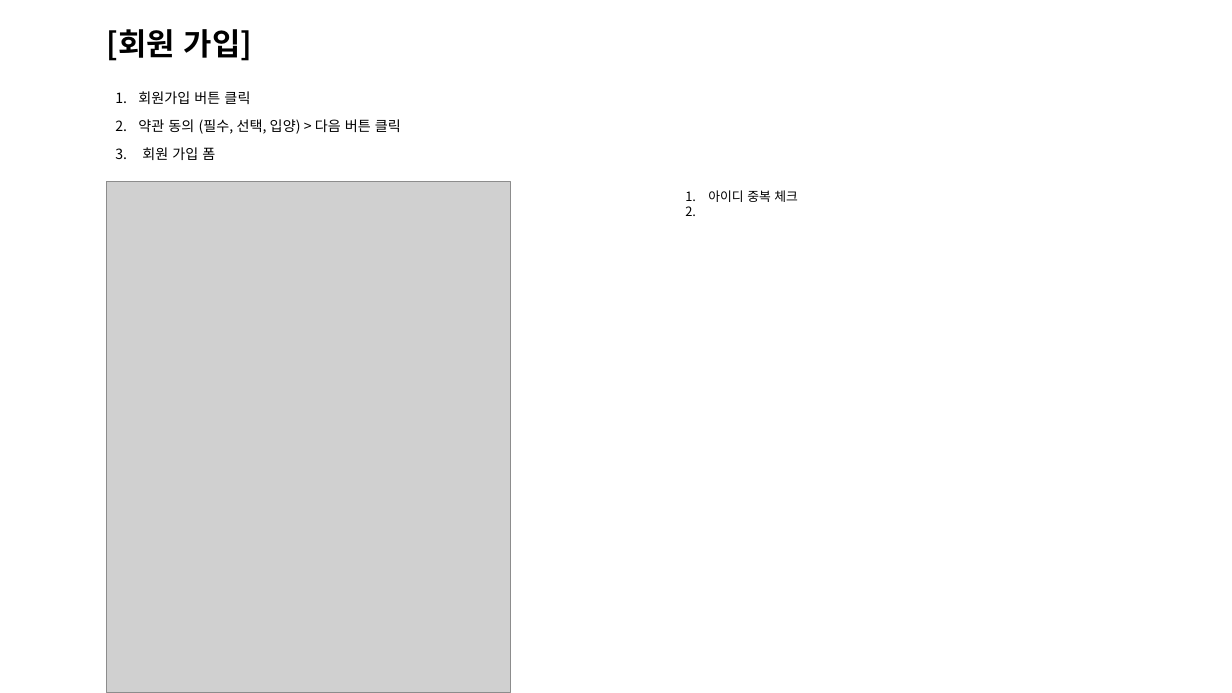
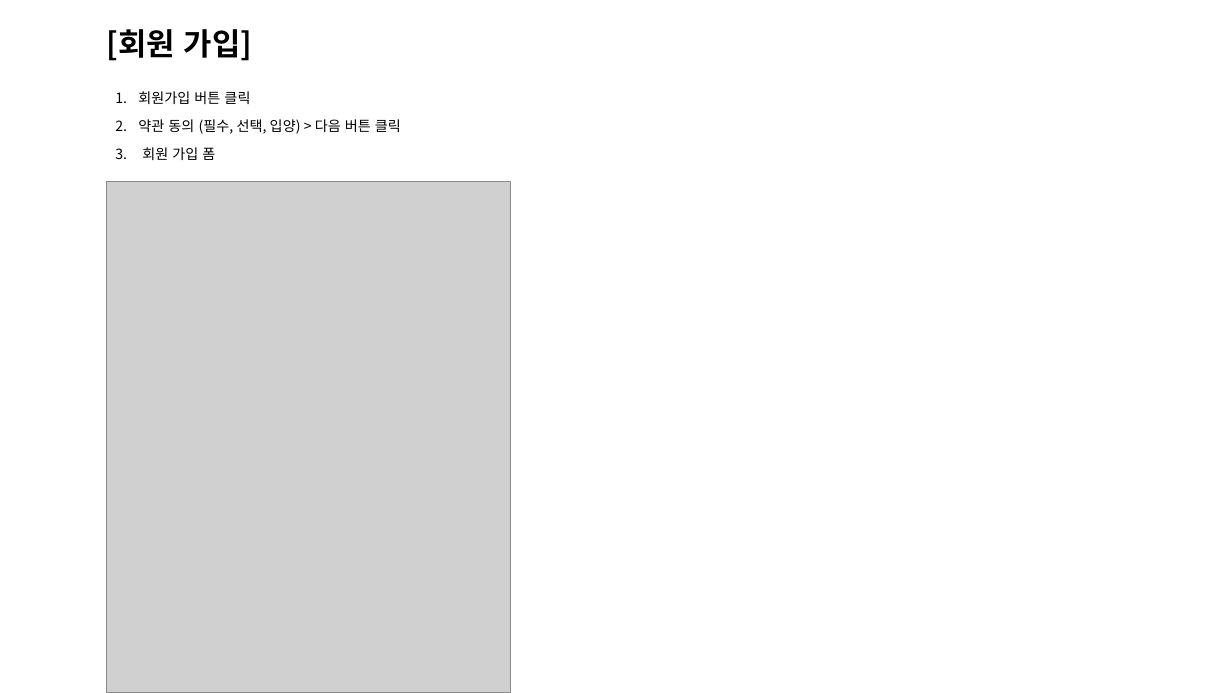
Before and after one commit to Kangchaeyun77/ecommerce7th, a slide deck: slide 7 of resource/30.analysis/310.request/312.Happy Steps]프로세스정의서.pptx. Drawn at 1232x693 pixels with LibreOffice and Linux fonts; fonts in the diff are those of the drawing; grey boxes stand for pictures. Boxes give left, top, right and bottom in pixels: in the first picture for what was removed or moved away, otherwise in the second. Text is boxed around its words. In the diff, an @@ line names an element or a change of style, - is before the commit and + after.

```diff
--- a/resource/30.analysis/310.request/312.Happy Steps]프로세스정의서.pptx
+++ b/resource/30.analysis/310.request/312.Happy Steps]프로세스정의서.pptx
@@ text removed at box(708, 190, 798, 202) @@
-1. 아이디 중복 체크
```
Also in this commit, not shown: 6 other files.
